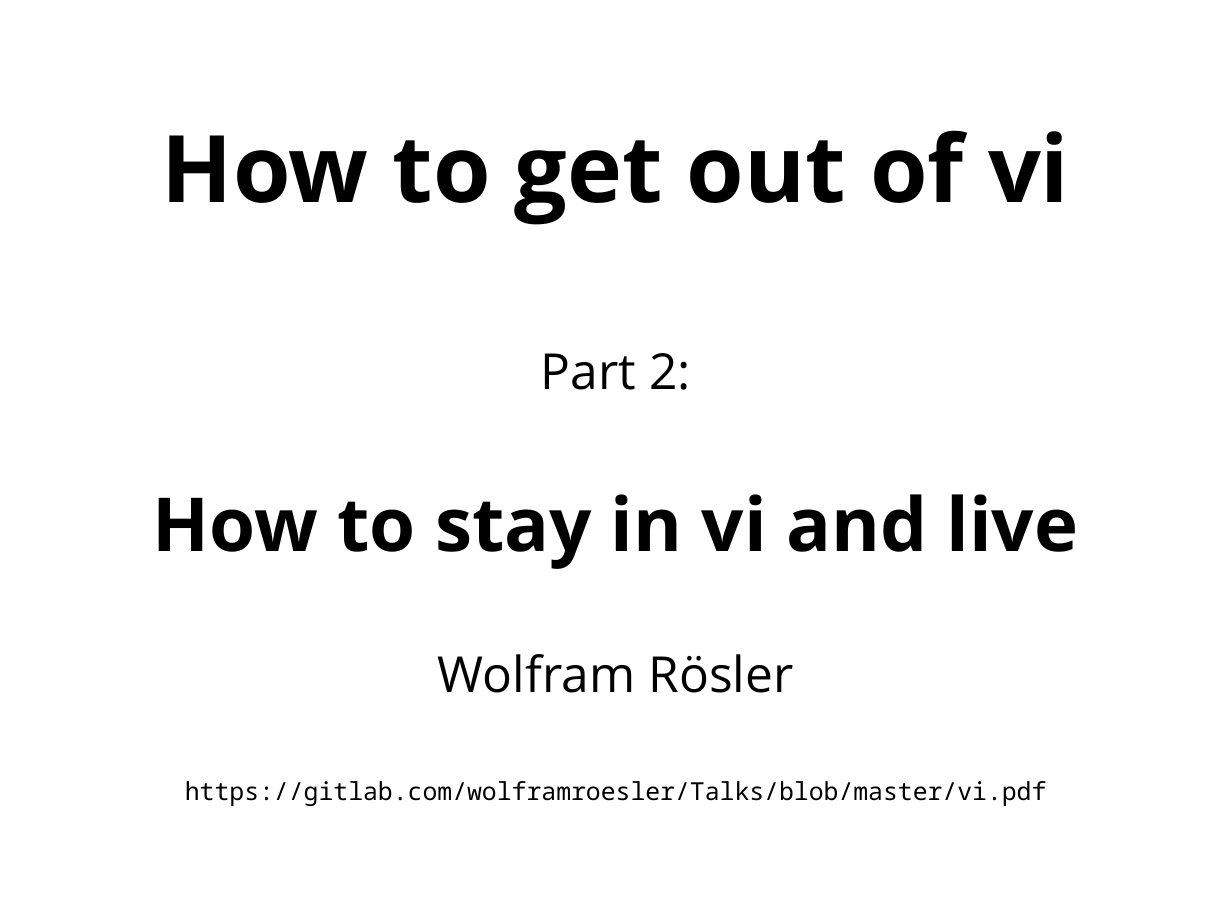
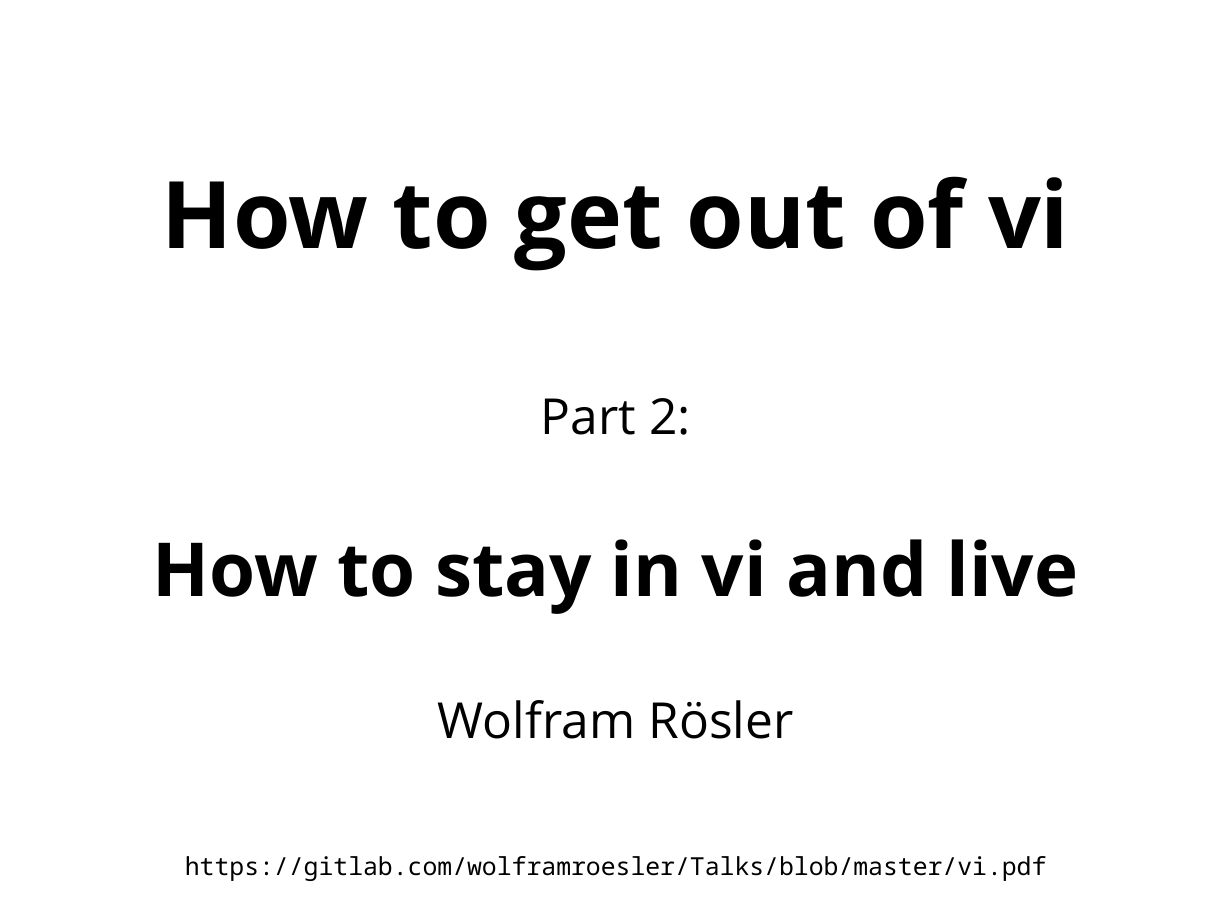
Before and after one commit to wolframroesler/Talks, a slide deck: slide 1 of vi.odp. Drawn at 1232x924 pixels with LibreOffice and Linux fonts; fonts in the diff are those of the drawing. Boxes give left, top, right and bottom in pixels: in the first picture for what was removed or moved away, otherwise in the second. Text is boxed around its words. In the diff, an @@ line names an element or a change of style, - is before the commit and + after.

```diff
--- a/vi.odp
+++ b/vi.odp
@@ subtitle "How to get out of ..." rewrapped from (x1=153, y1=130, x2=1079, y2=806) to (x1=153, y1=176, x2=1079, y2=881) @@
```
Also in this commit, not shown: 2 other slides changed.
